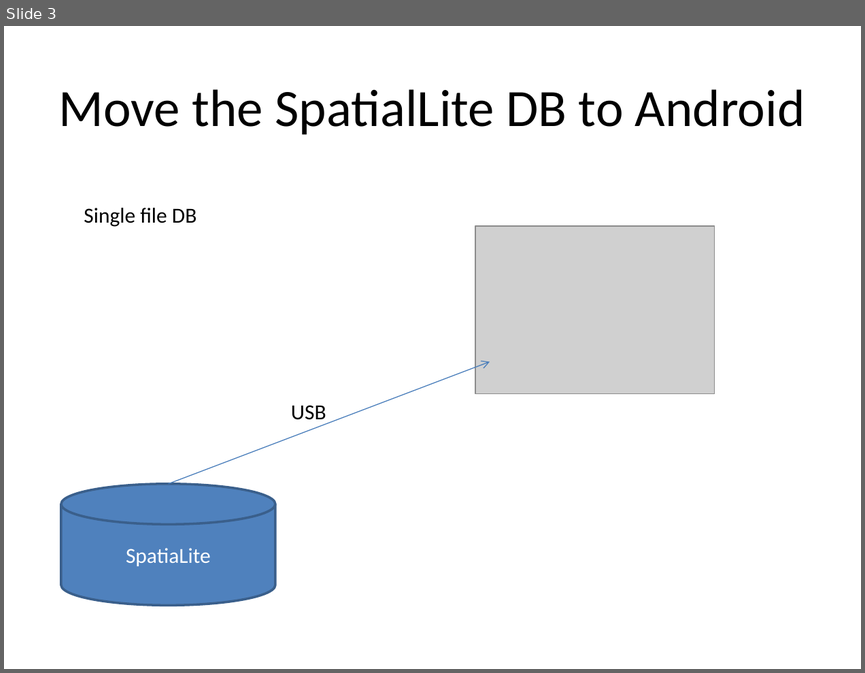
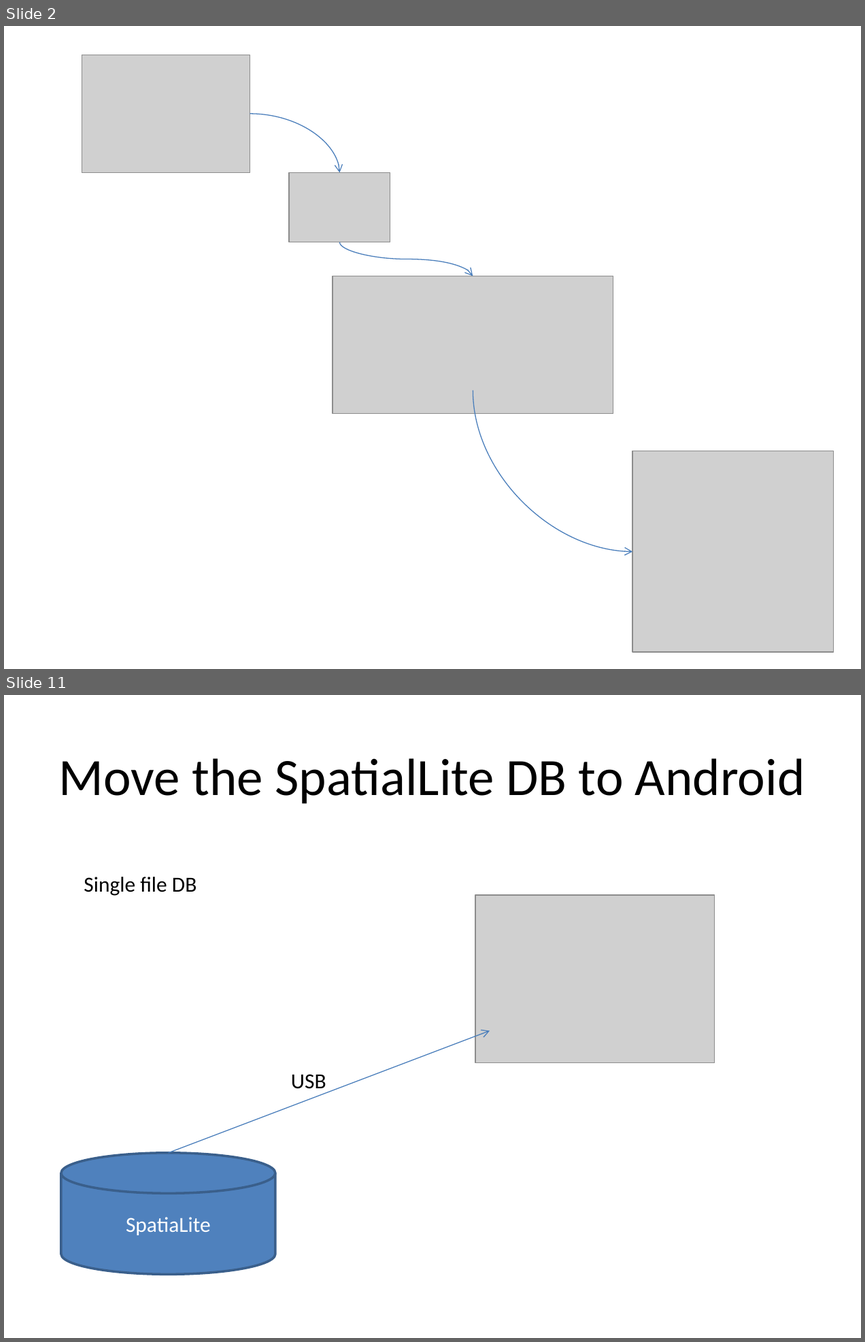
Before and after one commit to mebrookbank/airpic, a slide deck: airpic.pptx. Shown one above the other, each under a label of ours: slide 3 before the commit, slides 2 and 11 after it; the slides between them are not shown. The pictures are 865x673 and 865x1342 pixels, drawn with LibreOffice and Linux fonts; fonts in the diff are those of the drawing; grey boxes stand for pictures. Boxes give left, top, right and bottom in pixels: in the first picture for what was removed or moved away, otherwise in the second. Text is boxed around its words. In the diff, an @@ line names an element or a change of style, - is before the commit and + after.

```diff
--- a/airpic.pptx
+++ b/airpic.pptx
@@ slide 2 added at (4,26,861,669), background #FFFFFF @@
@@ picture added at (82,55,250,172) @@
@@ curved arrow added from (250, 114) to (340, 172), #4B7EBC 0.75 pt @@
@@ picture added at (290,172,390,242) @@
@@ curved arrow added from (340, 242) to (473, 276), #4B7EBC 0.75 pt @@
@@ picture added at (332,276,613,414) @@
@@ curved arrow added from (473, 390) to (632, 551), #4B7EBC 0.75 pt @@
@@ picture added at (632,451,832,652) @@
@@ what was slide 3 is now slide 11 @@
```
Also in this commit, not shown: 2 slides changed, 7 other slides added.
